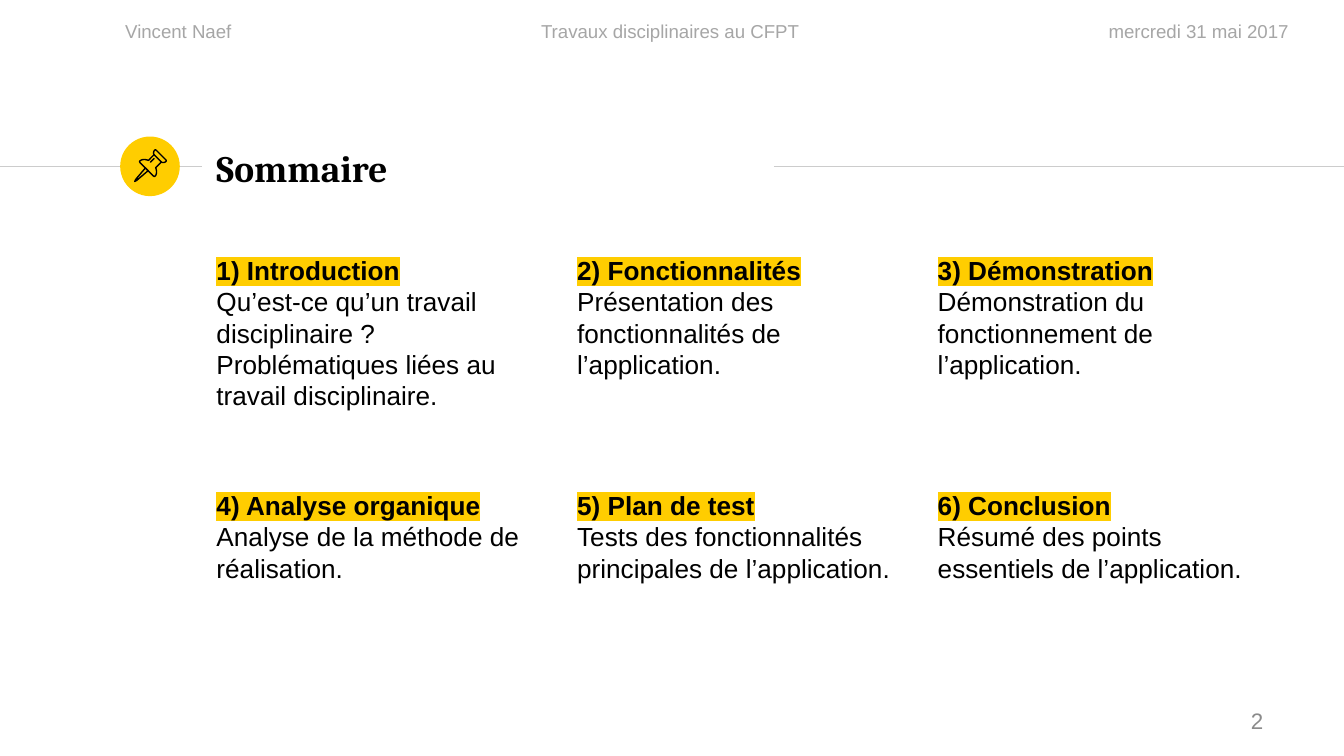
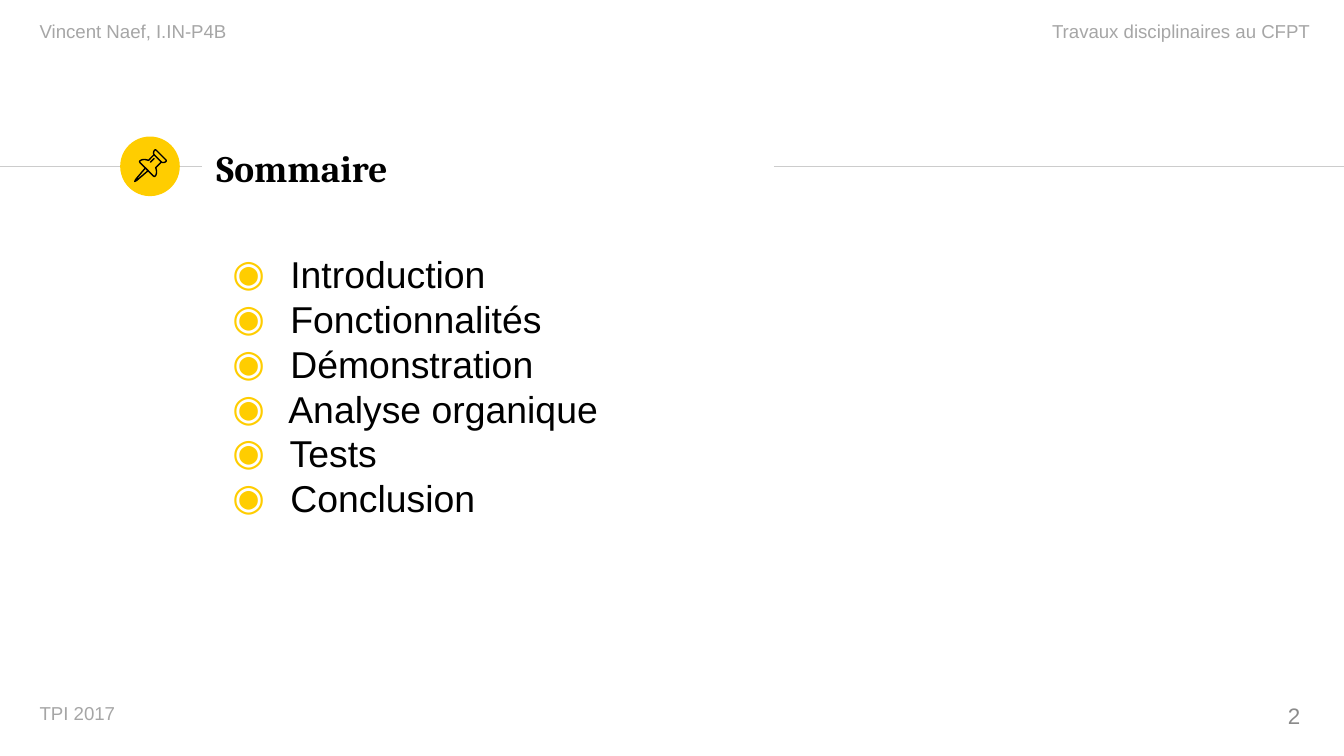
Before and after one commit to vinelo/TPI, a slide deck: slide 2 of Présentation/PresentationTPI.pptx. Drawn at 1344x756 pixels with LibreOffice and Linux fonts; fonts in the diff are those of the drawing. Boxes give left, top, right and bottom in pixels: in the first picture for what was removed or moved away, otherwise in the second. Text is boxed around its words. In the diff, an @@ line names an element or a change of style, - is before the commit and + after.

```diff
--- a/Présentation/PresentationTPI.pptx
+++ b/Présentation/PresentationTPI.pptx
@@ text at [40, 24, 226, 40]: text changed @@
-Vincent Naef
+Vincent Naef, I.IN-P4B
@@ text "Travaux disciplinaires au CFPT": place and size @@
-text "Travaux disciplinaires au CFPT" at [541, 24, 799, 42]
+text "Travaux disciplinaires au CFPT" at [1052, 24, 1310, 42]
@@ text "Travaux disciplinaires au CFPT" at [1052, 24, 1310, 42]: alignment centre to right @@
@@ text removed at [1109, 24, 1288, 38] @@
-mercredi 31 mai 2017
@@ text removed at [216, 261, 496, 411] @@
-1) Introduction
-Qu’est-ce qu’un travail disciplinaire ?
-Problématiques liées au travail disciplinaire.
@@ text added at [288, 261, 598, 513], 20 pt, text #000000 @@
+◉ Introduction
+◉ Fonctionnalités
+◉ Démonstration
+◉ Analyse organique
+◉ Tests
+◉ Conclusion
@@ text removed at [577, 261, 801, 380] @@
-2) Fonctionnalités
-Présentation des fonctionnalités de l’application.
@@ text removed at [938, 261, 1153, 380] @@
-3) Démonstration
-Démonstration du fonctionnement de l’application.
@@ text removed at [216, 496, 519, 579] @@
-4) Analyse organique
-Analyse de la méthode de réalisation.
@@ text removed at [577, 496, 890, 583] @@
-5) Plan de test
-Tests des fonctionnalités principales de l’application.
@@ text removed at [938, 496, 1242, 583] @@
-6) Conclusion
-Résumé des points essentiels de l’application.
@@ text added at [40, 707, 115, 720], 10 pt, text #A6A6A6 @@
+TPI 2017
@@ page number: place and size @@
-page number at [1251, 713, 1263, 729]
+page number at [1288, 708, 1300, 724]
```
Also in this commit, not shown: 14 other slides changed, 22 slides added, 1 slide removed, 33 other files.
